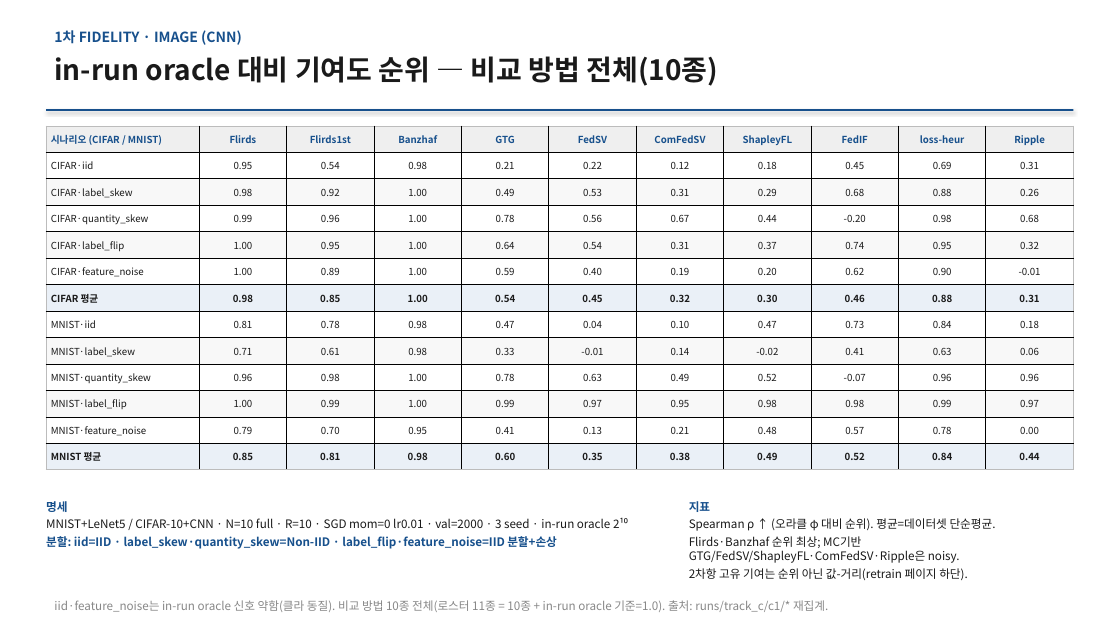
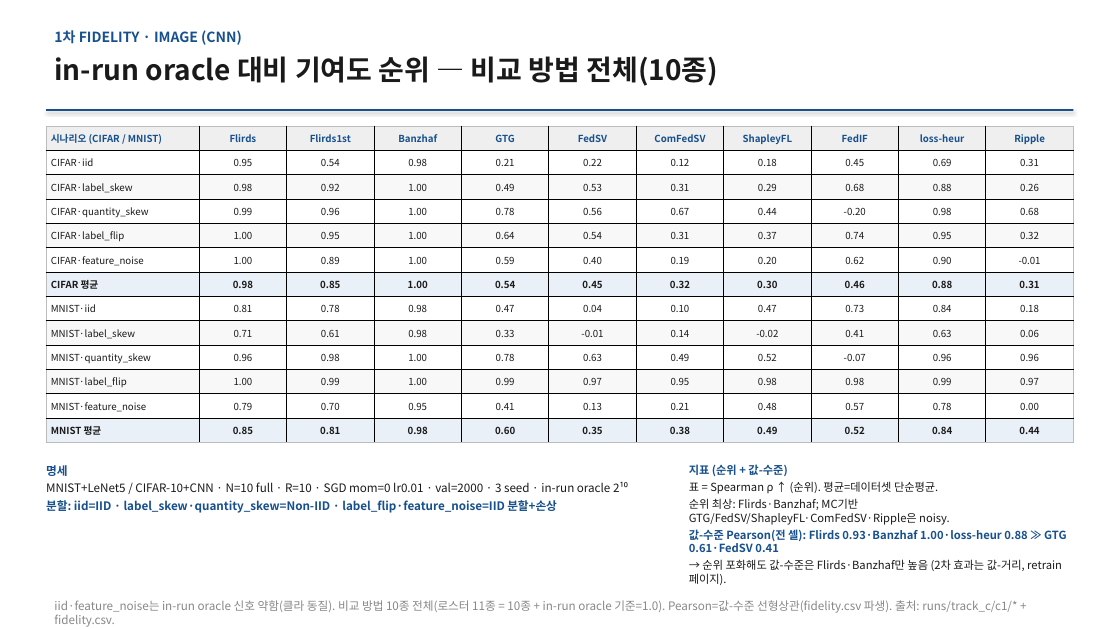
Before and after one commit to YongheeChoi/flirds, a slide deck: slide 5 of research-wiki/presentations/2026-06-results-report/flirds-results-2026-06.pptx. Drawn at 1120x630 pixels with LibreOffice and Linux fonts; fonts in the diff are those of the drawing. Boxes give left, top, right and bottom in pixels: in the first picture for what was removed or moved away, otherwise in the second. Text is boxed around its words. In the diff, an @@ line names an element or a change of style, - is before the commit and + after.

```diff
--- a/research-wiki/presentations/2026-06-results-report/flirds-results-2026-06.pptx
+++ b/research-wiki/presentations/2026-06-results-report/flirds-results-2026-06.pptx
@@ table: place and size @@
-table at <box>46,126,1073,470</box>
+table at <box>46,126,1073,443</box>
@@ text "명세": place and size @@
-text "명세" at <box>46,501,628,549</box>
+text "명세" at <box>46,465,628,513</box>
@@ text at <box>689,464,1066,585</box>: text changed; size 10 to 9.6 pt @@
-지표
-Spearman ρ ↑ (오라클 φ 대비 순위). 평균=데이터셋 단순평균.
-Flirds·Banzhaf 순위 최상; MC기반 GTG/FedSV/ShapleyFL·ComFedSV·Ripple은 noisy.
-2차항 고유 기여는 순위 아닌 값-거리(retrain 페이지 하단).
+지표 (순위 + 값-수준)
+표 = Spearman ρ ↑ (순위). 평균=데이터셋 단순평균.
+순위 최상: Flirds·Banzhaf; MC기반 GTG/FedSV/ShapleyFL·ComFedSV·Ripple은 noisy.
+값-수준 Pearson(전 셀): Flirds 0.93·Banzhaf 1.00·loss-heur 0.88 ≫ GTG 0.61·FedSV 0.41
+→ 순위 포화해도 값-수준은 Flirds·Banzhaf만 높음 (2차 효과는 값-거리, retrain 페이지).
@@ text at <box>54,600,1017,627</box>: text changed @@
-iid·feature_noise는 in-run oracle 신호 약함(클라 동질). 비교 방법 10종 전체(로스터 11종 = 10종 + in-run oracle 기준=1.0). 출처: runs/track_c/c1/* 재집계.
+iid·feature_noise는 in-run oracle 신호 약함(클라 동질). 비교 방법 10종 전체(로스터 11종 = 10종 + in-run oracle 기준=1.0). Pearson=값-수준 선형상관(fidelity.csv 파생). 출처: runs/track_c/c1/* + fidelity.csv.
```
Also in this commit, not shown: 5 other slides changed, 10 other files.
